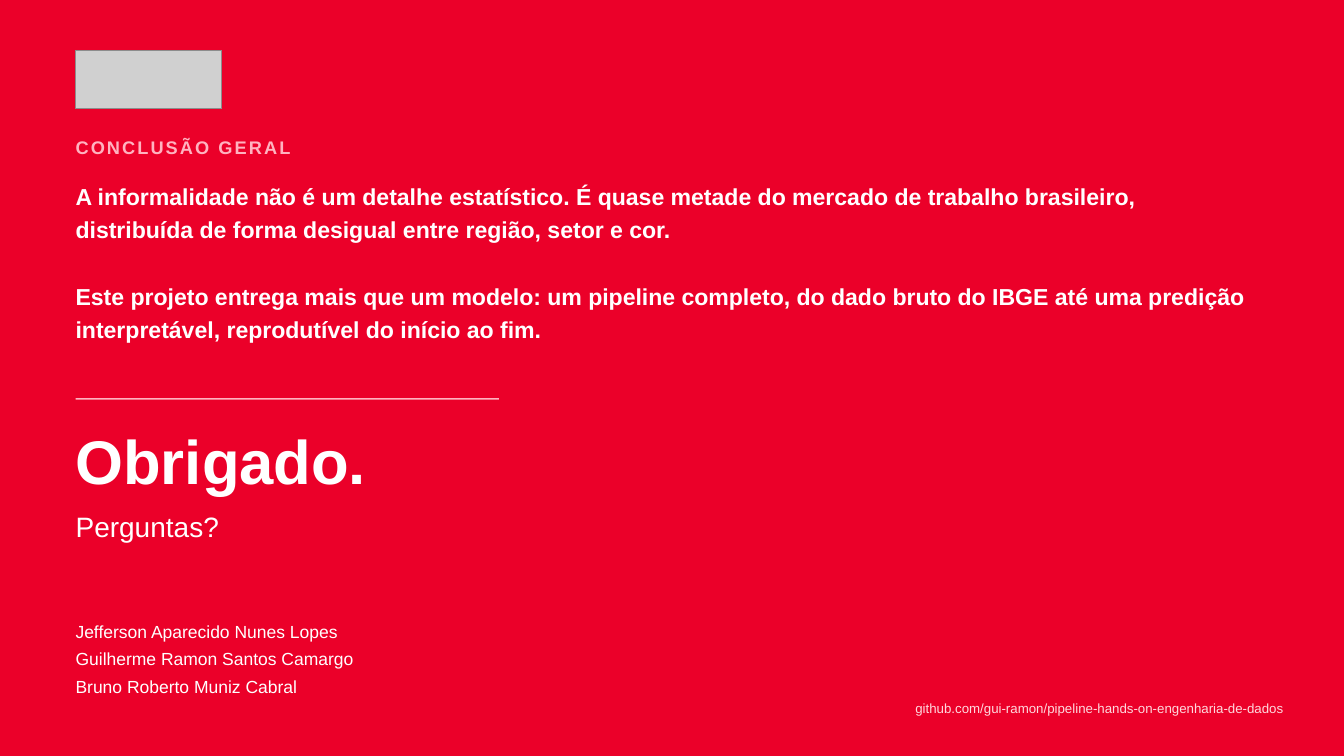
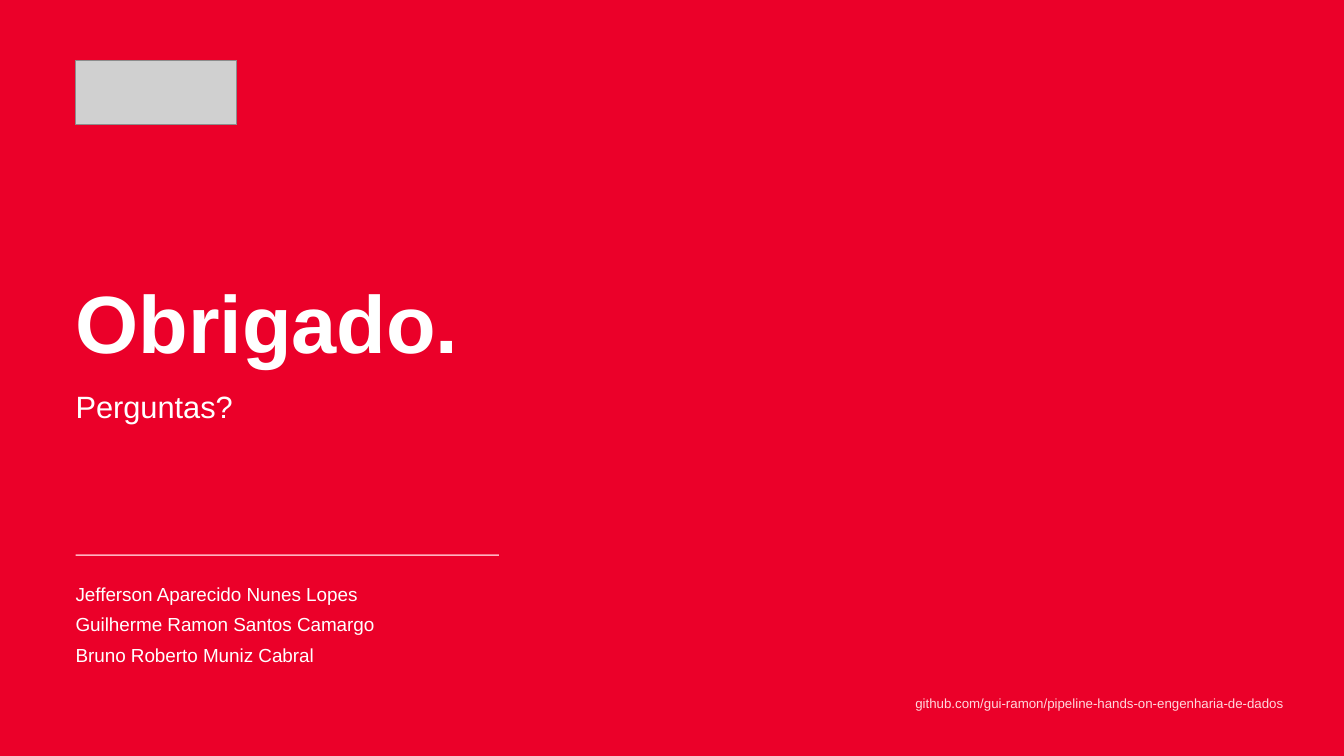
Before and after one commit to gui-ramon/pipeline-hands-on-engenharia-de-dados, a slide deck: slide 12 of apresentacao/InformalidadeBR - Apresentacao.pptx. Drawn at 1344x756 pixels with LibreOffice and Linux fonts; fonts in the diff are those of the drawing; grey boxes stand for pictures. Boxes give left, top, right and bottom in pixels: in the first picture for what was removed or moved away, otherwise in the second. Text is boxed around its words. In the diff, an @@ line names an element or a change of style, - is before the commit and + after.

```diff
--- a/apresentacao/InformalidadeBR - Apresentacao.pptx
+++ b/apresentacao/InformalidadeBR - Apresentacao.pptx
@@ picture: place and size @@
-picture at [76, 50, 222, 109]
+picture at [76, 60, 237, 125]
@@ text removed at [76, 140, 290, 154] @@
-CONCLUSÃO GERAL
@@ text removed at [76, 186, 1135, 243] @@
-A informalidade não é um detalhe estatístico. É quase metade do mercado de trabalho brasileiro, distribuída de forma desigual entre região, setor e cor.
@@ text "Obrigado.": place and size @@
-text "Obrigado." at [76, 439, 366, 496]
+text "Obrigado." at [76, 294, 459, 368]
@@ text "Obrigado." at [76, 294, 459, 368]: size 44 to 58 pt @@
@@ text removed at [76, 288, 1244, 343] @@
-Este projeto entrega mais que um modelo: um pipeline completo, do dado bruto do IBGE até uma predição interpretável, reprodutível do início ao fim.
@@ text "Perguntas?": place and size @@
-text "Perguntas?" at [76, 517, 219, 542]
+text "Perguntas?" at [76, 396, 233, 424]
@@ text "Perguntas?" at [76, 396, 233, 424]: size 20 to 22 pt @@
@@ rectangle: place and size @@
-rectangle at [76, 398, 499, 400]
+rectangle at [76, 555, 499, 557]
@@ text "Jefferson Aparecido Nunes Lopes": place and size @@
-text "Jefferson Aparecido Nunes Lopes" at [76, 625, 353, 693]
+text "Jefferson Aparecido Nunes Lopes" at [76, 587, 374, 663]
@@ text "Jefferson Aparecido Nunes Lopes" at [76, 587, 374, 663]: size 12.5 to 13.5 pt; line spacing 1.3 to 1.35 @@
@@ text "github.com/gui-ramon/pipeline-hands-on-engenharia-de-dados": place and size @@
-text "github.com/gui-ramon/pipeline-hands-on-engenharia-de-dados" at [915, 703, 1283, 716]
+text "github.com/gui-ramon/pipeline-hands-on-engenharia-de-dados" at [915, 698, 1283, 711]
```
Also in this commit, not shown: 10 other slides changed, 1 slide added, 7 other files.
